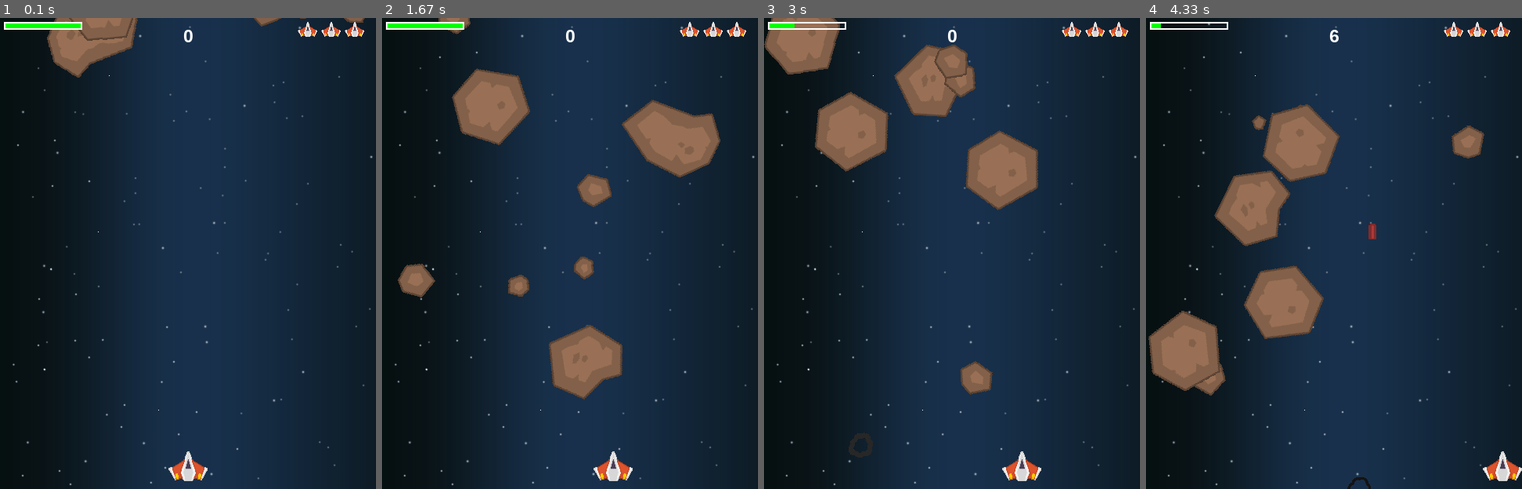
Above: before the commit, frames 1-4 (left to right).
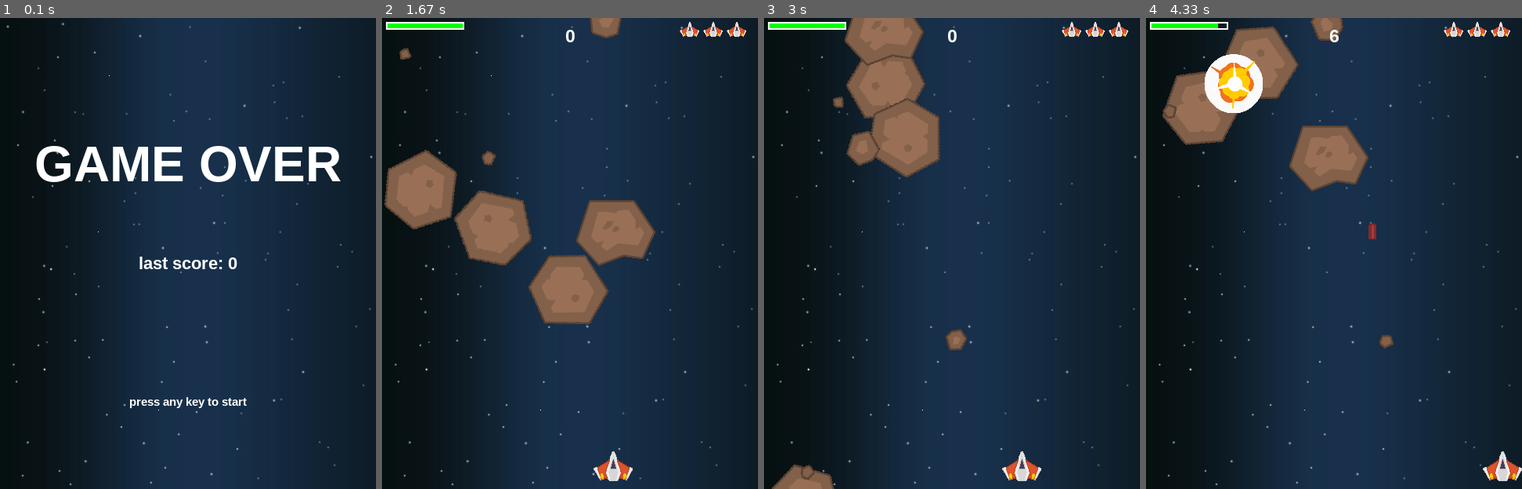
Above: after the commit, the same moments.

Repository: antonustimov/learn
Game: pygame game, started from pytho_game/game_engine.py
Two runs of this game, one before a commit and one after it. Both use one fixed random seed, a clock stepped at 60 frames per second and the inputs below.
Inputs:
- Up to frame 1 (0.1 s): no input
- Up to frame 2 (1.67 s): hold Right 0.33-0.8 s; hold Right 0.83-1.3 s; hold Left from 1.33 s (still down)
- Up to frame 3 (3 s): release Left at 1.87 s; hold Left 1.9-2.3 s; hold Right 2.33-2.97 s
- Up to frame 4 (4.33 s): hold Left 3-3.47 s; hold Right 3.5-3.97 s; tap Space at 3.57, 3.87, 4.07 s; hold Right from 4 s (still down)

The runs differ from the first frame. In frame 1, 6.7% of the frame differs, in the area x 1-98%, y 0-99%; in frame 2, 18%, in the area x 0-90%, y 0-81%; in frame 3, 14%; in frame 4, 16%.

Commit message:
game finished. added inintial screen with score. its also gameover screen. added ESC to quit.

Diff:
--- a/pytho_game/game_engine.py
+++ b/pytho_game/game_engine.py
@@ -1,3 +1,5 @@
+import sys
+
 import pygame
 import random
 from os import path
@@ -20,6 +22,7 @@
 clock = pygame.time.Clock()
 
 font_name = pygame.font.match_font('arial', True)
+
 
 def draw_text(surf, text, size, x, y):
     font = pygame.font.Font(font_name, size)
@@ -50,6 +53,24 @@
         img_rect.x = x + 30 * i
         img_rect.y = y
         surf.blit(img, img_rect)
+
+def show_go_screen():
+    screen.blit(background, background_rect)
+    draw_text(screen, 'GAME OVER', 64, WIDTH / 2, HEIGHT / 4)
+    draw_text(screen, 'last score: {}'.format(score), 22, WIDTH / 2, HEIGHT / 2)
+    draw_text(screen, 'press any key to start', 15, WIDTH / 2, HEIGHT * 0.8)
+    pygame.display.flip()
+    waiting = True
+    while waiting:
+        clock.tick(FPS)
+        for event in pygame.event.get():
+            if event.type == pygame.QUIT:
+                pygame.quit()
+                sys.exit()
+            if event.type == pygame.KEYUP:
+                waiting = False
+
+
 
 
 class Player(pygame.sprite.Sprite):
@@ -272,10 +293,12 @@
 for snd in ["expl3.wav", "expl6.wav"]:
     expl_sounds.append(pygame.mixer.Sound(path.join(sound_dir, snd)))
 player_expl_sound = pygame.mixer.Sound(path.join(sound_dir, "rumble1.wav"))
+shield_sound = pygame.mixer.Sound(path.join(sound_dir, 'Powerup3.wav'))
+gun_sound = pygame.mixer.Sound(path.join(sound_dir, 'Powerup2.wav'))
 pygame.mixer.music.load(path.join(sound_dir, "tgfcoder-FrozenJam-SeamlessLoop.mp3"))
 pygame.mixer.music.set_volume(0.4)
 
-# sprites
+
 all_sprites = pygame.sprite.Group()
 mobs = pygame.sprite.Group()
 bullets = pygame.sprite.Group()
@@ -284,12 +307,30 @@
 all_sprites.add(player)
 for i in range(8):
     newmob()
-
 score = 0
 pygame.mixer.music.play(loops=-1)
 
+gameover = True
 running = True
 while running:
+    escape_state = pygame.key.get_pressed()
+    if escape_state[pygame.K_ESCAPE]:
+        running = False
+
+    if gameover:
+        show_go_screen()
+        gameover = False
+        # sprites
+        all_sprites = pygame.sprite.Group()
+        mobs = pygame.sprite.Group()
+        bullets = pygame.sprite.Group()
+        powerups = pygame.sprite.Group()
+        player = Player()
+        all_sprites.add(player)
+        for i in range(8):
+            newmob()
+        score = 0
+
     clock.tick(FPS)
 
     for event in pygame.event.get():
@@ -315,7 +356,7 @@
 
 
     if player.lives == 0 and not death_explosion.alive():
-        running = False
+        gameover = True
 
     # проверка столкновения пули и моба
     hits = pygame.sprite.groupcollide(mobs, bullets, True, True)
@@ -334,10 +375,12 @@
     for hit in hits:
         if hit.type == 'shield':
             player.shield += random.randrange(10, 30)
+            shield_sound.play()
             if player.shield >= 100:
                 player.shield = 100
         if hit.type == 'gun':
             player.powerup()
+            gun_sound.play()
 
 
     # отрисовка
Not shown, added: pytho_game/sound/Powerup2.wav
Not shown, added: pytho_game/sound/Powerup3.wav
